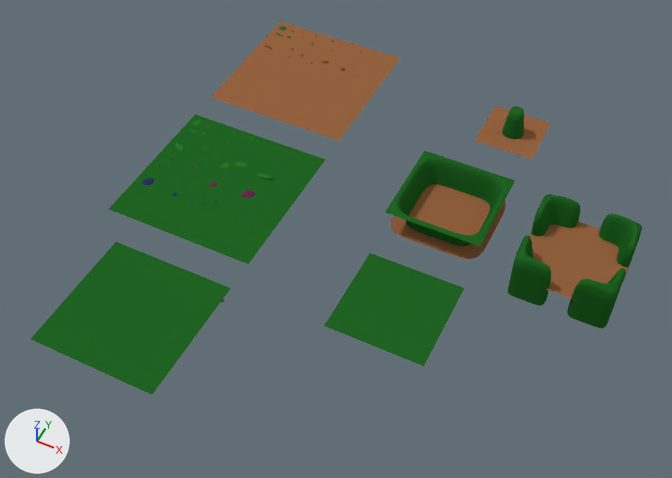
An edit to the Blender file assets/src/tileset.blend, drawn before and after from the same camera.
Camera for both pictures: a 50 mm camera at (7.2, -17.7, 20.9) aimed at (-1.2, -0.8, -0.3). Every picture has the same lights, and +X, +Y and +Z are marked at lower left.
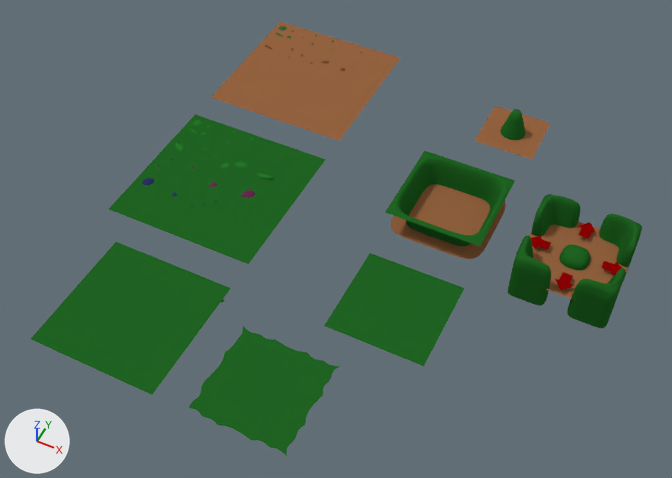
Commit message: fix tileset seamless

Where the change shows, as pixel boxes (x1, y1, x2, y2) in the pictures (672 x 478 px; the box of a moved part takes in the faces that stretch with it):
'Plane', reshaped (17% taller)
    before: (31, 22, 642, 395)
    after: (31, 22, 642, 457)
'Plane.003', added
    after: (555, 272, 574, 290)
'Plane.001', added
    after: (578, 222, 596, 239)
'Plane.002', added
    after: (531, 236, 551, 249)
'Plane.004', added
    after: (601, 261, 622, 275)
part 1 of me_plane, added
    after: (559, 244, 590, 270)
part 2 of me_plane, added
    after: (189, 326, 340, 457)
part 3 of me_plane, moved or reshaped
    before: (502, 106, 524, 139)
    after: (500, 109, 526, 140)

What changed in the scene script:
```text
Add mat_material:
    mat_material = diffuse_material('Material')
    mat_material.base_color = (0.274, 0.0, 0.000836)  # red #8f0003
Change me_plane:
    used by ob_plane; location = (0.0, 0.0, 0.0)
    verts and faces of me_plane; kept vertices keep their numbers, new ones are numbered from 706
    before: 41 (2.2, 6.2, 0.9), 42 (2.2, 5.8, 0.9), 43 (1.8, 6.2, 0.9), 44 (1.8, 5.8, 0.9), 45 (1.6, 5.6, 0.0)
    before: 46 (1.6, 6.4, 0.0), 47 (2.4, 5.6, 0.0), 48 (2.4, 6.4, 0.0)
    remove me_plane.from_pydata(...)  # 706 vertices, 502 faces; spans x -8.0..7.0, y -8.0..8.0, z -0.8..1.0
    add me_plane.from_pydata(...)  # 835 vertices, 607 faces; spans x -8.0..7.0, y -8.0..8.0, z -0.8..1.0
    me_plane part 1: the loose piece of 8 vertices spanning x 1.6..2.4, y 5.6..6.4, z 0.0..0.9 is copied, and the copy is scaled about its middle by (1.35, 1.35, 0.562), then moved by (3.5, -4.5, -0.4); it spans x 5.0..6.0, y 1.0..2.0, z -0.2..0.3
    me_plane part 2: a new loose piece of 121 vertices spanning x -2.0..1.0, y -8.0..-5.0, z 0.0, in mat_material_009 (its picture is missing)
    me_plane part 3
    add for i in [*range(41, 45)]: verts[i] += (0.0, 0.0, 0.0)
    add verts[45] = (1.5, 5.5, 0.0)  # moved
    add verts[46] = (1.5, 6.5, 0.0)  # moved
    add verts[47] = (2.5, 5.5, 0.0)  # moved
    add verts[48] = (2.5, 6.5, 0.0)  # moved
Add me_plane_003:
    me_plane_003.from_pydata([(-0.162, 0.801, 0.159), (0.151, 0.801, 0.159), (-0.162, 1.114, 0.159), (0.151, 1.114, 0.159), (-0.297, 1.136, 0.159), (0.286, 1.136, 0.159), (-0.016, 1.47, 0.159), (0.004, 1.47, 0.159)], [], [(0, 1, 3, 2), (2, 3, 5, 4), (4, 5, 7, 6)])
    me_plane_003.materials.append(mat_material)  # red #8f0003
Add ob_plane_001:
    ob_plane_001 = bpy.data.objects.new('Plane.001', me_plane_003)
    ob_plane_001.location = (5.5, 1.5, 0.0)
Add ob_plane_002:
    ob_plane_002 = bpy.data.objects.new('Plane.002', me_plane_003)
    ob_plane_002.location = (5.5, 1.5, 0.0)
    ob_plane_002.rotation_euler = (0.0, 0.0, 1.571)  # degrees (0, 0, 90)
Add ob_plane_003:
    ob_plane_003 = bpy.data.objects.new('Plane.003', me_plane_003)
    ob_plane_003.location = (5.5, 1.5, 0.0)
    ob_plane_003.rotation_euler = (0.0, 0.0, 3.142)  # degrees (0, 0, 180)
Add ob_plane_004:
    ob_plane_004 = bpy.data.objects.new('Plane.004', me_plane_003)
    ob_plane_004.location = (5.5, 1.5, 0.0)
    ob_plane_004.rotation_euler = (0.0, 0.0, 4.712)  # degrees (0, 0, 270)
```
